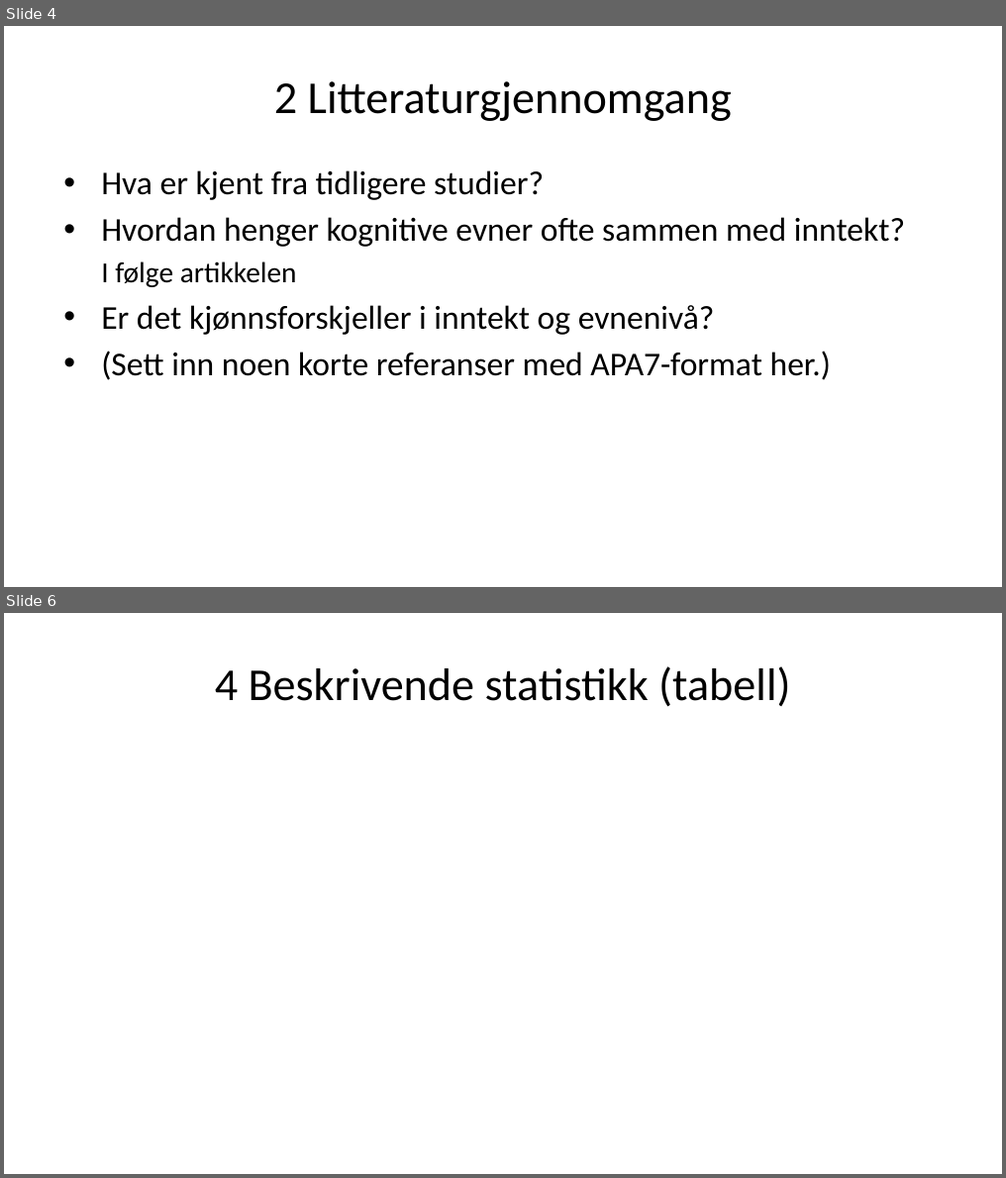
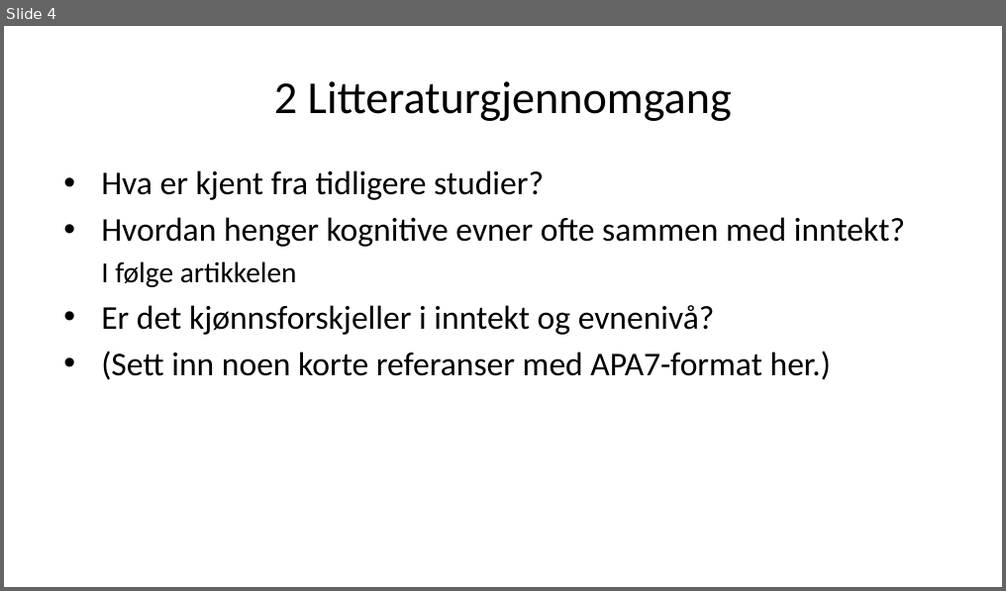
Before and after one commit to H-Vika/MSB105-Assign-2, a slide deck: MSB105 assign 2 presentasjon.pptx. Shown one above the other, each under a label of ours: slides 4 and 6 before the commit, slide 4 after it; the slides between them are not shown. The pictures are 1006x1178 and 1006x591 pixels, drawn with LibreOffice and Linux fonts; fonts in the diff are those of the drawing. Boxes give left, top, right and bottom in pixels: in the first picture for what was removed or moved away, otherwise in the second. Text is boxed around its words. In the diff, an @@ line names an element or a change of style, - is before the commit and + after.

```diff
--- a/MSB105 assign 2 presentasjon.pptx
+++ b/MSB105 assign 2 presentasjon.pptx
@@ slide 6 removed at box(4, 613, 1002, 1174), background #FFFFFF @@
@@ title removed at box(215, 666, 790, 707) @@
-4 Beskrivende statistikk (tabell)
```
Also in this commit, not shown: 3 slides changed, 7 other slides removed, 3 other files.
